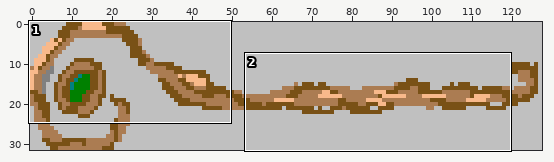
One commit to this sprite sheet: source/res/sprites/sprHudStaff.gif. Above: a wide view before the commit, with the close-up outlined.
Close-up. The starting point:
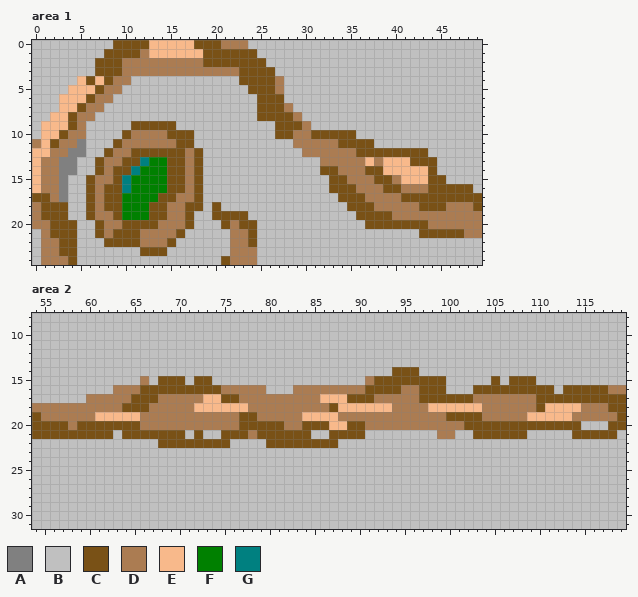
The file is 128x32 pixels. Shown: area 1: x 0..49, y 0..24; area 2: x 54..119, y 8..31.
Palette (. is transparent): A #808080  B #c0c0c0  C #795116  D #ab7c52  E #f8b98b  F #008000  G #008080
New version:
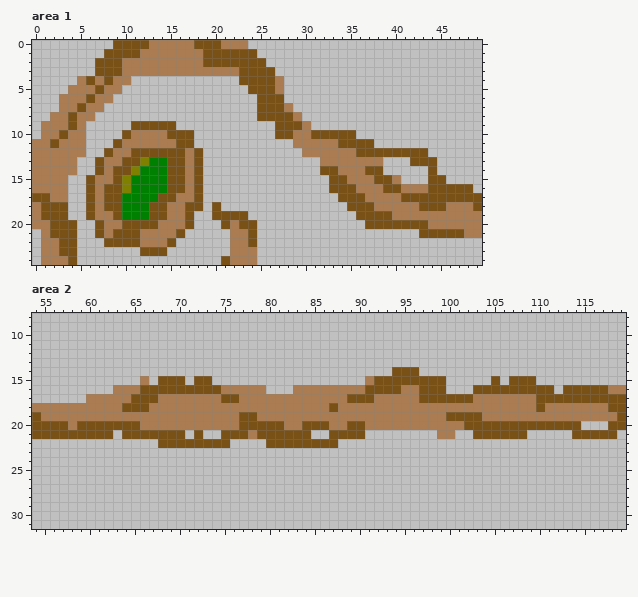
Message: Adjust HUD staff graphic
What changed:
colour G: #008080 -> #808000
Area 1:
y 0: x 13..17 EEEEE -> DDDDD
y 1: x 13..18 EEEEEE -> DDDDDD
y 4: x 5 E -> D; x 7 E -> D
y 5: x 4..6 EEE -> DDD
y 6: x 3..5 EEE -> DDD
y 7: x 3..4 EE -> DD
y 8: x 2..3 EE -> DD
y 9: x 1..3 EEE -> DDD
y 10: x 1..2 EE -> DD
y 11: x 1 E -> D; x 5 A -> D
y 12: x 0..1 EE -> DD; x 4..5 AA -> DD
y 13: x 0 E -> D; x 3..4 AA -> DD; x 37 E -> D; x 39..41 EEE -> BBB
y 14: x 0 E -> D; x 3..4 AA -> DD; x 39..43 EEEEE -> BBBBB
y 15: x 0 E -> D; x 3 A -> D; x 41..43 EEE -> BBB
y 16: x 0 E -> D; x 3 A -> D
y 17: x 3 A -> D
Area 2:
y 17: x 73..74 EE -> DD; x 86..88 EEE -> DDD
y 18: x 72..77 EEEEEE -> DDDDDD; x 88..93 EEEEEE -> DDDDDD; x 98..103 EEEEEE -> DDDDDD; x 111..114 EEEE -> DDDD
y 19: x 61..65 EEEEE -> DDDDD; x 84..87 EEEE -> DDDD; x 109..113 EEEEE -> DDDDD
y 20: x 87..88 EE -> DD
Where, in picture pixels (left, top, right, bottom), the same in both close-ups:
changed: (149, 40, 203, 58)
changed: (32, 76, 104, 202)
changed: (122, 157, 149, 193)
changed: (365, 157, 428, 184)
changed: (194, 394, 248, 412)
changed: (302, 394, 482, 430)
changed: (527, 403, 581, 421)
changed: (95, 412, 140, 421)
